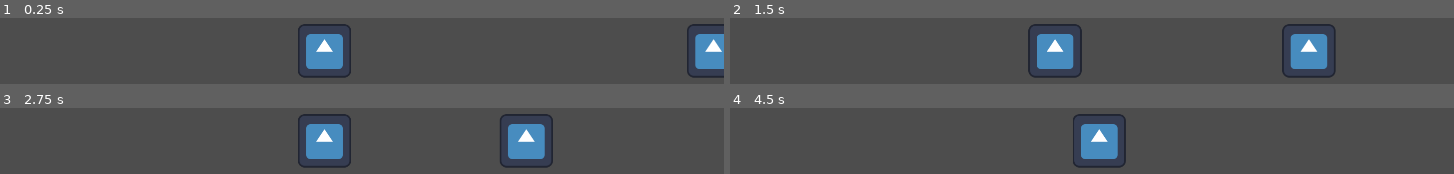
Above: before the commit, frames 1-4 (two rows, left to right).
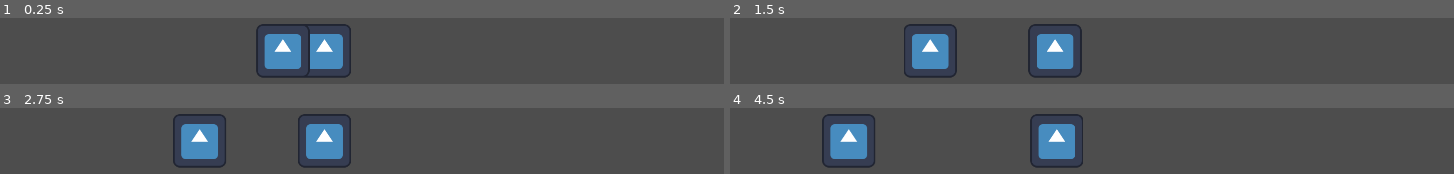
Above: after the commit, the same moments.

Repository: Jam-n-Bees/Garden-Guardian
Game: Godot game, scene res://MainScene.tscn
Two runs of this game, one before a commit and one after it. Both use one fixed random seed, a clock stepped at 60 frames per second and the inputs below. Before the commit the project starts from res://node_2d.tscn. The engine's default icon, where the game draws it, is replaced by a stand-in: a white triangle on a blue panel in a dark square.
Inputs (mouse positions are in pixels of both pictures, inside the frame that each line leads up to):
- Up to frame 1 (0.25 s): no input
- Up to frame 2 (1.5 s): move the mouse to (outside the picture) at 0.52 s; hold Right mouse button (punch_right) 0.53-1.28 s; move the mouse to (outside the picture) at 1.27 s; click (outside the picture) at 1.35 s
- Up to frame 3 (2.75 s): right-click (outside the picture) at 1.55 s; move the mouse to (outside the picture) at 2.02 s; hold Right mouse button (punch_right) from 2.03 s (still down)
- Up to frame 4 (4.5 s): move the mouse to (1012, 142) at 2.77 s; release Right mouse button (punch_right) at 2.78 s; right-click (1012, 142) at 2.85 s; move the mouse to (1294, 120) at 3.52 s; press the mouse at (1294, 120) at 3.53 s; right-click (1294, 120) at 3.8 s; move the mouse to (outside the picture) at 4.27 s; release the mouse at (outside the picture) at 4.28 s; right-click (outside the picture) at 4.35 s

The runs differ from the first frame. In frame 1, 6.4% of the frame differs, in the area x 35-100%, y 9-91%; in frame 2, 7.3%; in frame 3, 7.2%; in frame 4, 10%, in the area x 12-55%, y 9-91%.

Commit message:
Fixed the wonkyness with the last commit
It's because I forgot to start working from the WIP branch, but all fixed now.

Diff:
--- a/enemy.gd
+++ /dev/null
@@ -1,4 +0,0 @@
-extends Node2D
-
-func _process(delta: float) -> void:
-	self.position.x -= (100*delta)
--- a/enemy.tscn
+++ /dev/null
@@ -1,18 +0,0 @@
-[gd_scene load_steps=4 format=3 uid="uid://c7j607413ngwe"]
-
-[ext_resource type="Script" uid="uid://16gkqi23wa3k" path="res://enemy.gd" id="1_4gyqm"]
-[ext_resource type="Texture2D" uid="uid://clak5m0dogx38" path="res://icon.svg" id="2_qi2p4"]
-
-[sub_resource type="RectangleShape2D" id="RectangleShape2D_epypp"]
-
-[node name="Enemy" type="Node2D"]
-script = ExtResource("1_4gyqm")
-
-[node name="Sprite2D" type="Sprite2D" parent="."]
-texture = ExtResource("2_qi2p4")
-
-[node name="Area2D" type="Area2D" parent="." groups=["enemy"]]
-
-[node name="CollisionShape2D" type="CollisionShape2D" parent="Area2D"]
-scale = Vector2(6.41, 6.41)
-shape = SubResource("RectangleShape2D_epypp")
--- a/node_2d.tscn
+++ /dev/null
@@ -1,12 +0,0 @@
-[gd_scene load_steps=3 format=3 uid="uid://ckroysfoy5ivi"]
-
-[ext_resource type="PackedScene" uid="uid://c2ehsw5u6niax" path="res://player.tscn" id="1_wtcfe"]
-[ext_resource type="PackedScene" uid="uid://c7j607413ngwe" path="res://enemy.tscn" id="2_0e48y"]
-
-[node name="Node2D" type="Node2D"]
-
-[node name="Player" parent="." instance=ExtResource("1_wtcfe")]
-position = Vector2(960, 750)
-
-[node name="Enemy" parent="." instance=ExtResource("2_0e48y")]
-position = Vector2(1920, 750)
--- a/player.gd
+++ b/player.gd
@@ -3,7 +3,6 @@
 var attack_cooldown_stat := 3
 var attack_cooldown_time : float
 @onready var attack_on_cooldown := false
-var punch_zone_res := load("res://punch_zone.tres")
 
 
 func _process(delta: float) -> void:
@@ -19,35 +18,10 @@
 func _input(event: InputEvent) -> void:
 	if attack_on_cooldown == false:
 		if event.is_action_pressed("punch_right"):
-			if not punch_zone_res.punch_zone_right.is_empty():
-				self.position.x = punch_zone_res.punch_zone_right[0].get_parent().position.x - 100
-				await get_tree().create_timer(0.5).timeout
-				punch_zone_res.punch_zone_right[0].get_parent().queue_free()
-				punch_zone_res.punch_zone_right.remove_at(0)
-				print(str(punch_zone_res.punch_zone_right))
-
-			else:
-				self.position.x += 200
-				attack_on_cooldown = true
-				attack_cooldown_time = attack_cooldown_stat
-
-
-
+			self.position.x += 200
+			attack_on_cooldown = true
+			attack_cooldown_time = attack_cooldown_stat
 		if event.is_action_pressed("punch_left"):
 			self.position.x -= 200
 			attack_on_cooldown = true
 			attack_cooldown_time = attack_cooldown_stat
-
-
-func rs_punch_zone_detect(area: Area2D) -> void:
-	if area.is_in_group("enemy"):
-		print("Enemy detected, 3 o'clock!!!")
-		punch_zone_res.punch_zone_right.append(area)
-		print(str(punch_zone_res.punch_zone_right))
-
-
-func ls_punch_zone_detect(area: Area2D) -> void:
-	if area.is_in_group("enemy"):
-		print("Enemy detected, 9 o'clock!!!")
-		punch_zone_res.punch_zone_left.append(area)
-		print(str(punch_zone_res.punch_zone_left))
--- a/project.godot
+++ b/project.godot
@@ -24,10 +24,6 @@
 window/size/resizable=false
 window/size/borderless=true
 
-[global_group]
-
-enemy="Tag for enemy detection in punch zones."
-
 [input]
 
 punch_right={
--- a/punch_zone.gd
+++ /dev/null
@@ -1,4 +0,0 @@
-extends Resource
-
-var punch_zone_right : Array
-var punch_zone_left : Array
--- a/punch_zone.tres
+++ /dev/null
@@ -1,6 +0,0 @@
-[gd_resource type="Resource" load_steps=2 format=3 uid="uid://b3d6ddlkyydqd"]
-
-[ext_resource type="Script" uid="uid://dodtmrmujnaa" path="res://punch_zone.gd" id="1_at130"]
-
-[resource]
-script = ExtResource("1_at130")
Not shown, removed: enemy.gd.uid
Not shown, removed: punch_zone.gd.uid
